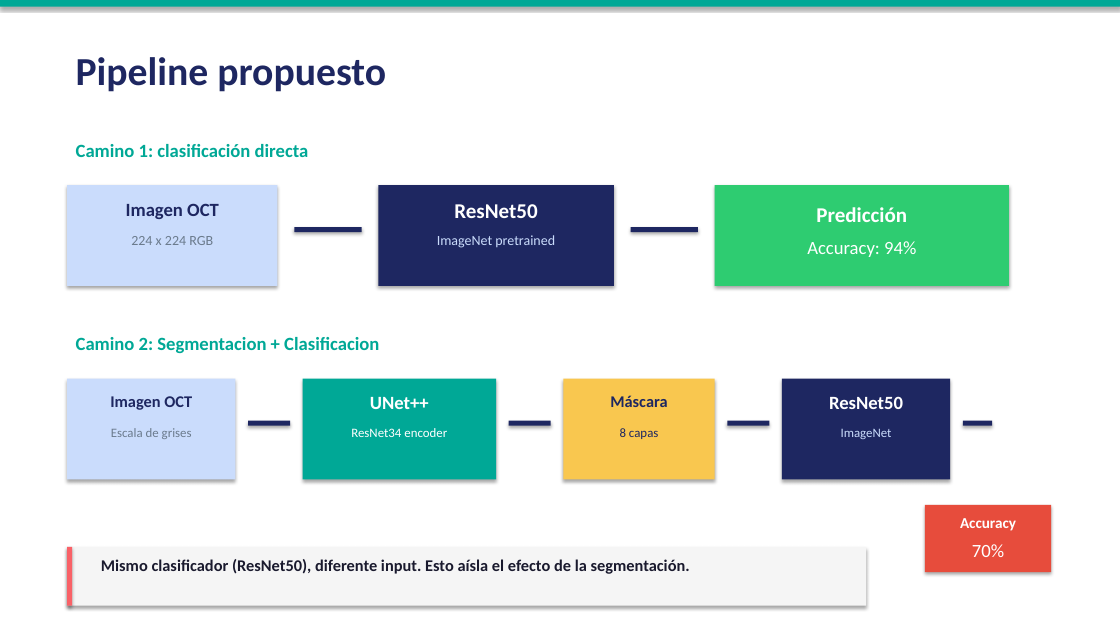
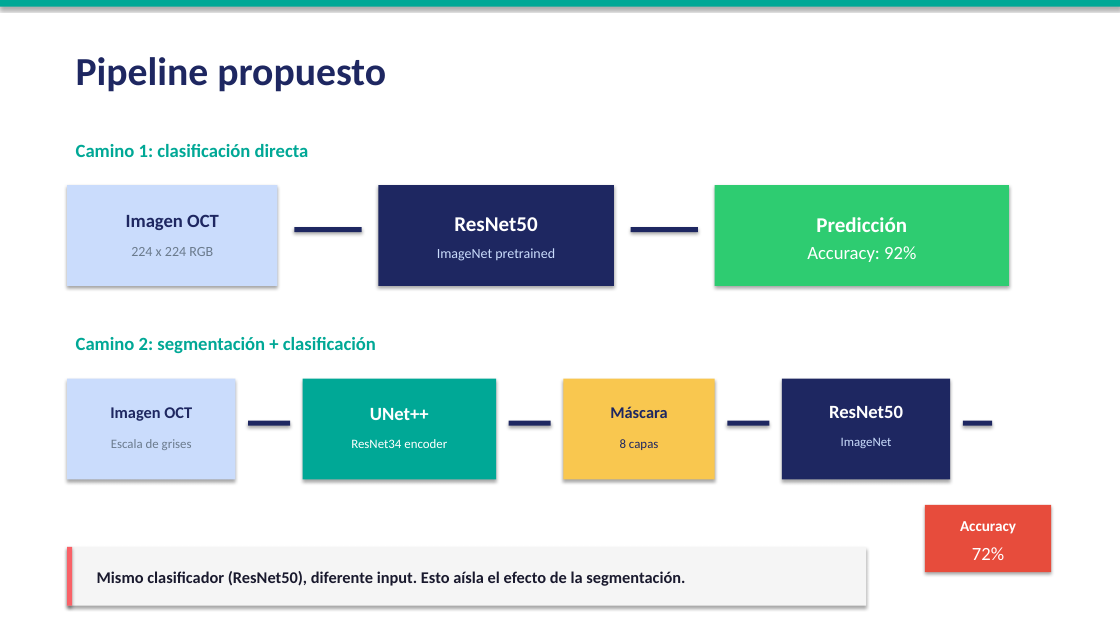
Before and after one commit to umagon/TP_vision_por_computadora_2, a slide deck: slide 5 of paper/presentacion_OCT.pptx. Drawn at 1120x631 pixels with LibreOffice and Linux fonts; fonts in the diff are those of the drawing. Boxes give left, top, right and bottom in pixels: in the first picture for what was removed or moved away, otherwise in the second. Text is boxed around its words. In the diff, an @@ line names an element or a change of style, - is before the commit and + after.

```diff
--- a/paper/presentacion_OCT.pptx
+++ b/paper/presentacion_OCT.pptx
@@ text "ResNet50": place and size @@
-text "ResNet50" at [454,204,537,218]
+text "ResNet50" at [454,217,537,231]
@@ 11 texts: place and size @@
-11 texts at [110,203,907,439]
+11 texts at [110,214,907,450]
@@ text "ImageNet pretrained": place and size @@
-text "ImageNet pretrained" at [437,235,555,248]
+text "ImageNet pretrained" at [437,248,555,261]
@@ text at [807,246,916,262]: text changed @@
-Accuracy: 94%
+Accuracy: 92%
@@ text at [76,337,376,353]: text changed @@
-Camino 2: Segmentacion + Clasificacion
+Camino 2: segmentación + clasificación
@@ text "Mismo clasificador (ResNet50), diferente input. ...": place and size @@
-text "Mismo clasificador (ResNet50), diferente input. ..." at [101,559,690,574]
+text "Mismo clasificador (ResNet50), diferente input. ..." at [97,571,685,586]
@@ text at [972,547,1004,560]: text changed @@
-70%
+72%
```
Also in this commit, not shown: 9 other slides changed, 8 other files.
